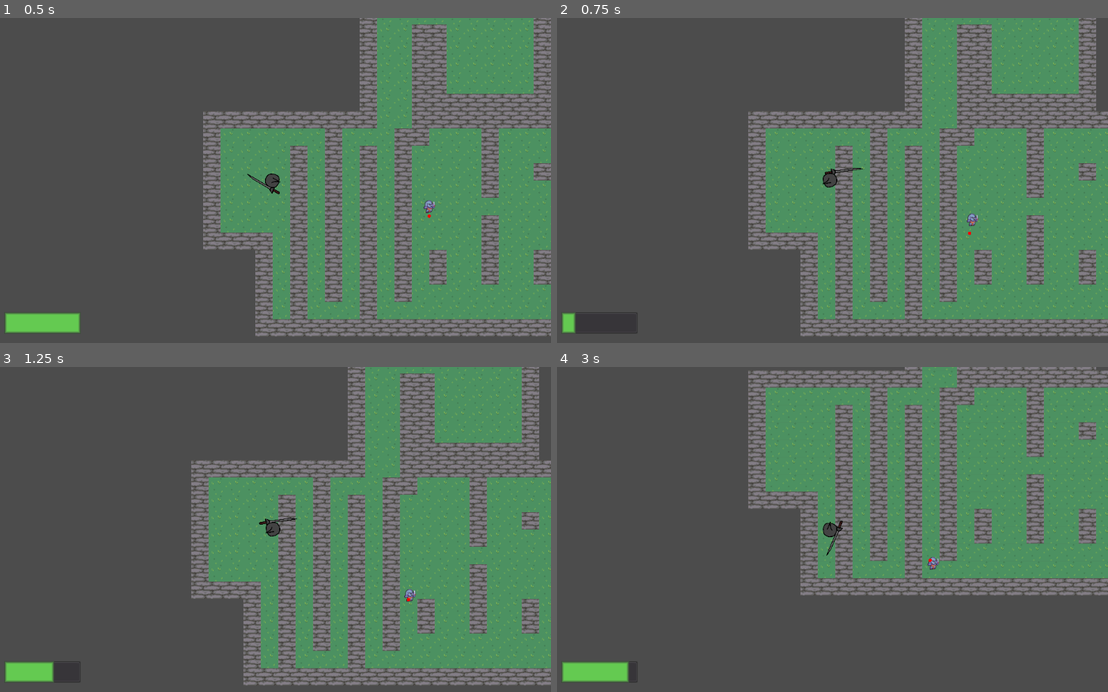
Above: before the commit, frames 1-4 (two rows, left to right).
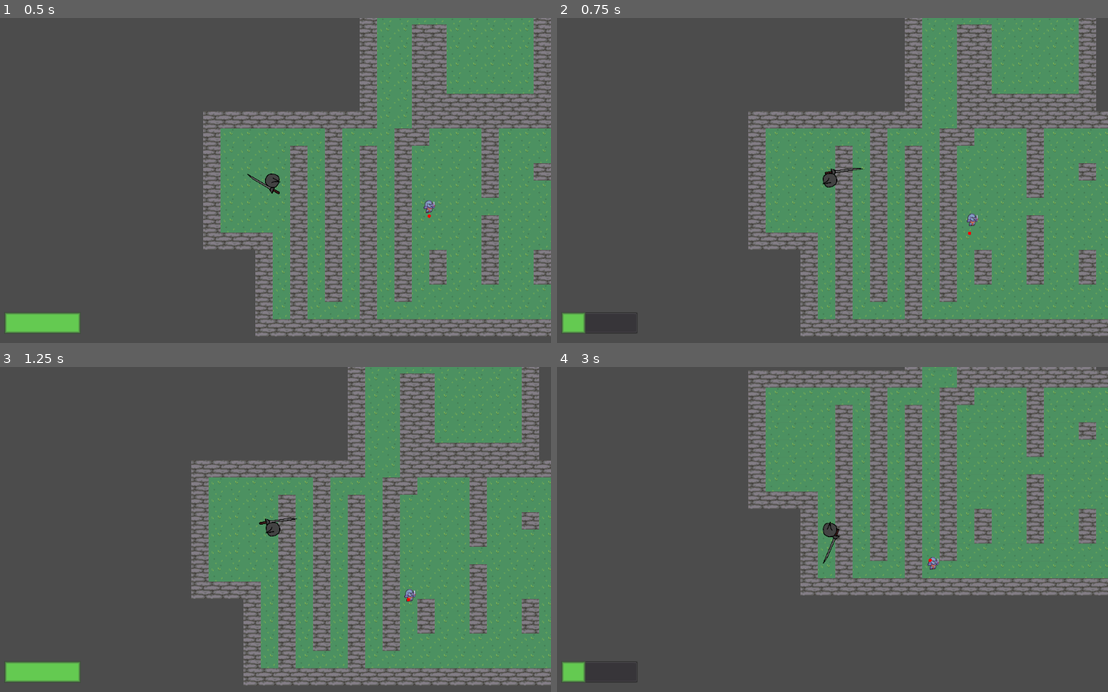
Above: after the commit, the same moments.

Repository: Lanilor53/wh-godot
Game: Godot game, scene res://Scenes/Main.tscn
Same seed, same stepped clock (60 frames per second), same inputs: the game is played once before the commit and once after it.
Inputs (mouse positions are in pixels of both pictures, inside the frame that each line leads up to):
- Up to frame 1 (0.5 s): no input
- Up to frame 2 (0.75 s): move the mouse to (953, 164) at 0.52 s; hold D (move_right) from 0.53 s (still down); click (953, 164) at 0.6 s
- Up to frame 3 (1.25 s): keep holding D (move_right)
- Up to frame 4 (3 s): move the mouse to (716, 545) at 1.27 s; release D (move_right) at 1.28 s; hold S (move_down) 1.28-2.03 s; click (716, 545) at 1.35 s; move the mouse to (887, 458) at 2.02 s; hold D (move_right) 2.03-2.78 s; click (887, 458) at 2.1 s; move the mouse to (799, 594) at 2.77 s; hold W (move_up) from 2.78 s (still down); click (799, 594) at 2.85 s

Frame 1 is identical in both runs. In frame 2, 0.1% of the frame differs, in the area x 3-6%, y 90-98%; in frame 3, 0.3%; in frame 4, 0.6%, in the area x 4-52%, y 47-98%.

Commit message:
add and change weapon charge speed

Diff:
--- a/Scripts/Player.gd
+++ b/Scripts/Player.gd
@@ -9,6 +9,7 @@
 onready var current_invincibility_time = 0
 
 export var MAX_ATTACK_COOLDOWN = 1
+export var ATTACK_CHARGE_SPEED = 2
 onready var current_attack_cooldown = 0
 
 # Called when the node enters the scene tree for the first time.
@@ -21,7 +22,7 @@
 		current_invincibility_time -= delta
 
 	if current_attack_cooldown >= 0:
-		current_attack_cooldown -= delta
+		current_attack_cooldown -= delta*ATTACK_CHARGE_SPEED
 		emit_signal("attack_charge_changed", current_attack_cooldown)
 	look_at(get_global_mouse_position())
 
